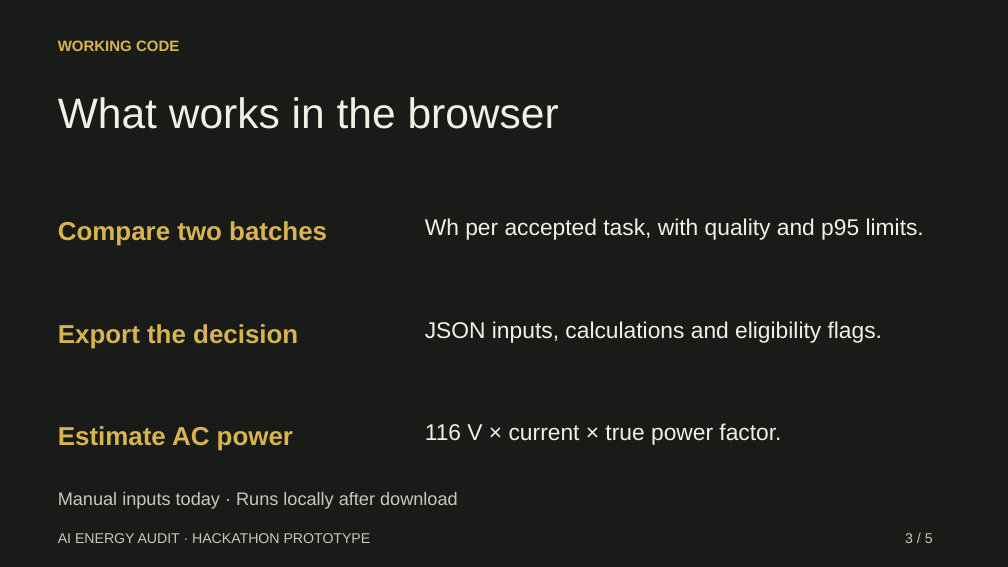
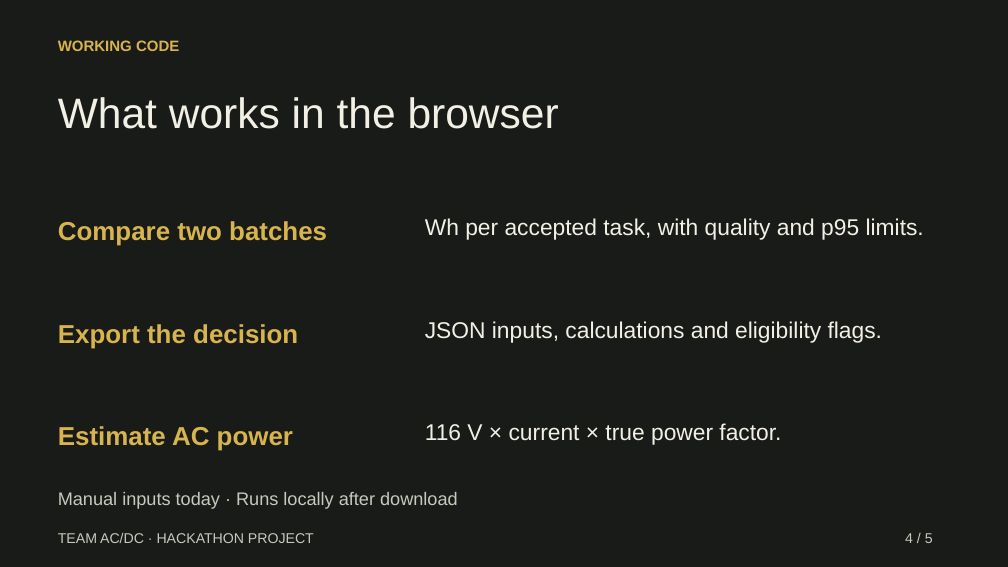
Before and after one commit to maxchamp2005-sudo/llm-energy-efficiency, a slide deck: slide 4 of docs/hackathon-pitch.pptx (slide 3 before the commit). Drawn at 1008x567 pixels with LibreOffice and Linux fonts; fonts in the diff are those of the drawing. Boxes give left, top, right and bottom in pixels: in the first picture for what was removed or moved away, otherwise in the second. Text is boxed around its words. In the diff, an @@ line names an element or a change of style, - is before the commit and + after.

Commit message:
Add hackathon measurement trace and update Power per LLM token pitch

```diff
--- a/docs/hackathon-pitch.pptx
+++ b/docs/hackathon-pitch.pptx
@@ text at [58, 533, 314, 543]: text changed @@
-AI ENERGY AUDIT · HACKATHON PROTOTYPE
+TEAM AC/DC · HACKATHON PROJECT
@@ text at [905, 533, 933, 543]: text changed @@
-3 / 5
+4 / 5
```
Also in this commit, not shown: 3 other slides changed, 1 slide added, 1 slide removed, 12 other files.
